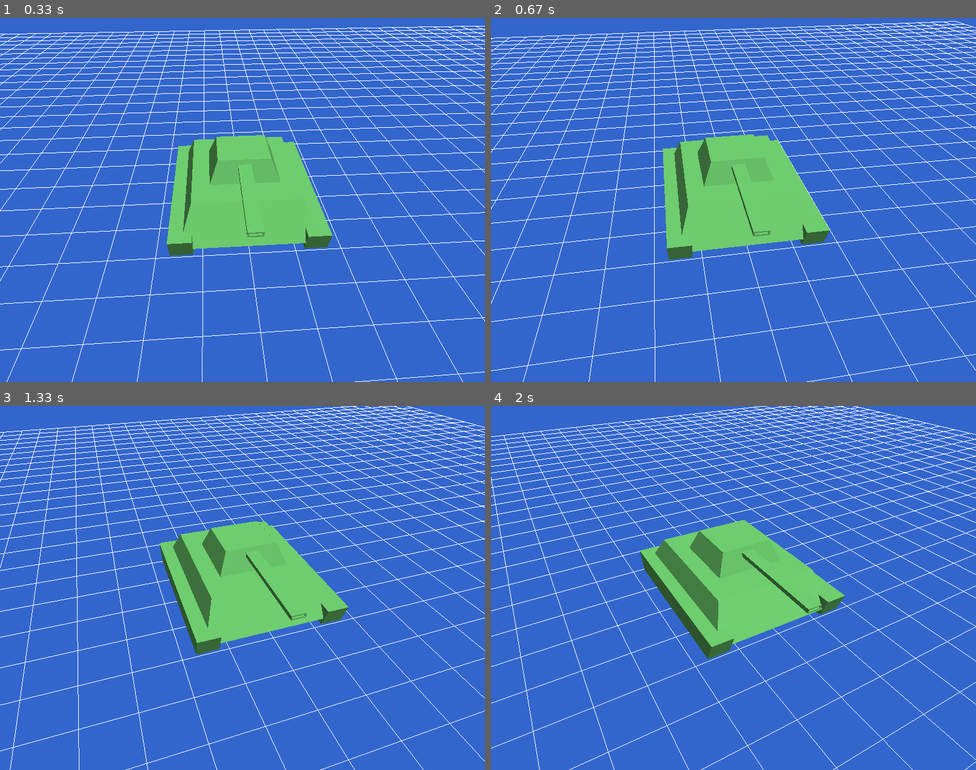
Above: before the commit, frames 1-4 (two rows, left to right).
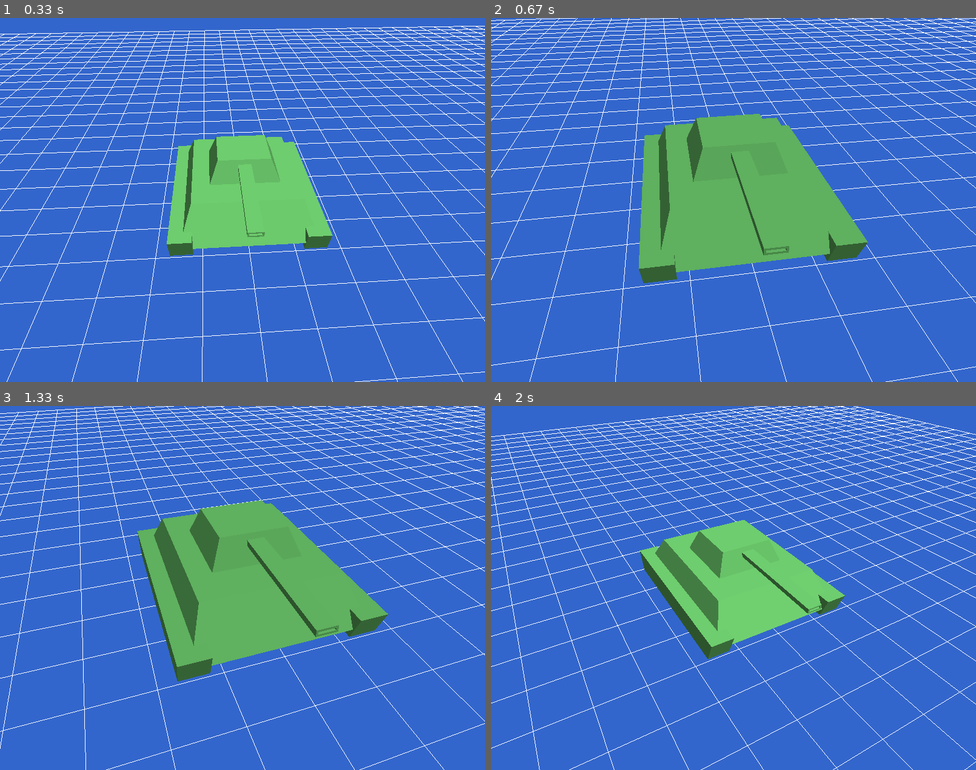
Above: after the commit, the same moments.

Repository: antonioam82/tank_controller
Game: pygame game, started from tank_lightning_demo.py
Same seed, same stepped clock (60 frames per second), same inputs: the game is played once before the commit and once after it.
Inputs:
- Up to frame 1 (0.33 s): no input
- Up to frame 2 (0.67 s): tap Z at 0.33 s
- Up to frame 3 (1.33 s): no input
- Up to frame 4 (2 s): tap X at 1.67 s

Frame 1 is identical in both runs. In frame 2, 24% of the frame differs, in the area x 0-100%, y 0-100%; in frame 3, 24%; in frame 4, nothing differs.

Commit message:
Implentado cambio de escala con teclas 'z' y 'x'

Diff:
--- a/tank_lightning_demo.py
+++ b/tank_lightning_demo.py
@@ -135,6 +135,7 @@
     last_time = time.perf_counter()
     rotating = True
     tower_y_rot = 0.0
+    scale = 1.0
 
     running = True
     while running:
@@ -162,6 +163,11 @@
         elif keys[K_n]:
             tower_y_rot -= 40.0 * dt
 
+        if keys[K_z]:
+            scale += 0.1
+        elif keys[K_x]:
+            scale -= 0.1
+
         glClear(GL_COLOR_BUFFER_BIT | GL_DEPTH_BUFFER_BIT)
 
         # CÁMARA: alejar, inclinar y luego girar la escena
@@ -170,6 +176,7 @@
         glRotatef(35.0, 1.0, 0.0, 0.0)
         glLightfv(GL_LIGHT0, GL_POSITION, (0.3, 1.0, 0.5, 0.0))   # luz fija en el mundo
         glRotatef(angle, 0, 1, 0)
+        glScalef(scale,scale,scale)
 
         if rotating:
             angle += 15.0 * dt
